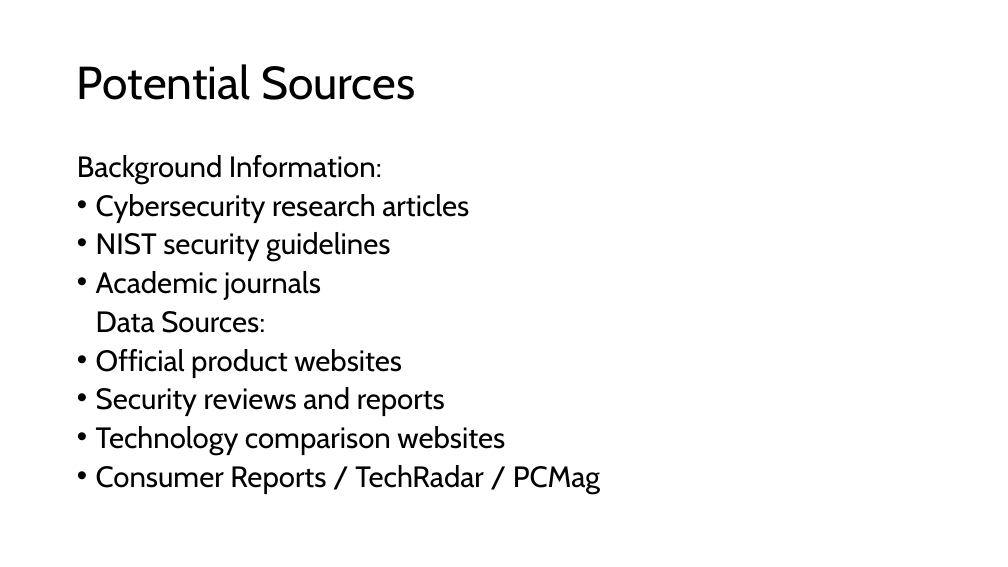
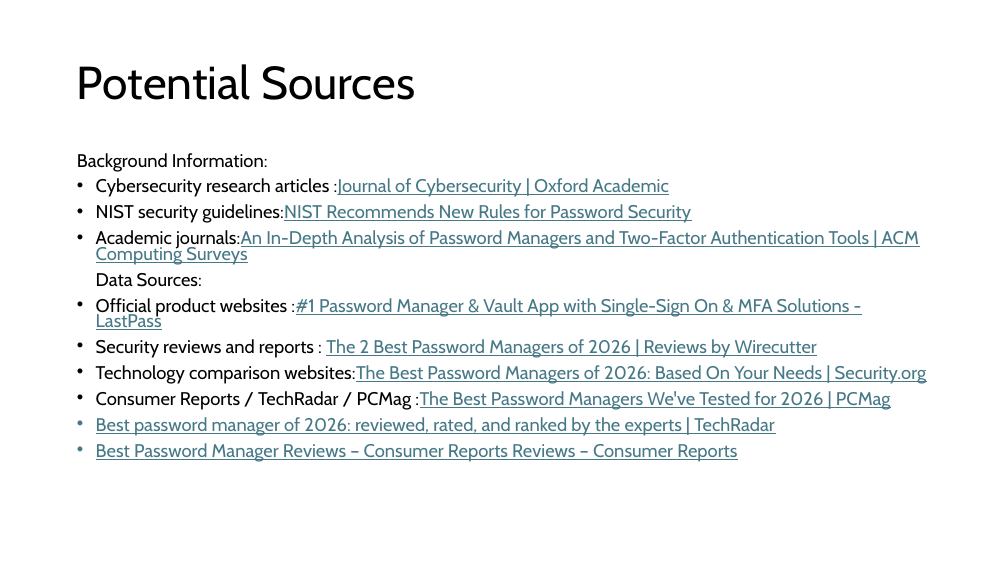
Before and after one commit to utasar/HELLO, a slide deck: slide 6 of EGR 3350/Recommendation Report Topic Presentations.pptx. Drawn at 1008x567 pixels with LibreOffice and Linux fonts; fonts in the diff are those of the drawing. Boxes give left, top, right and bottom in pixels: in the first picture for what was removed or moved away, otherwise in the second. Text is boxed around its words. In the diff, an @@ line names an element or a change of style, - is before the commit and + after.

Commit message:
Recommendation Report Topic Presentations

```diff
--- a/EGR 3350/Recommendation Report Topic Presentations.pptx
+++ b/EGR 3350/Recommendation Report Topic Presentations.pptx
@@ text at (77,153,268,287): size 28 to 17.5 pt in "Background Information:", "Data Sources:"; line spacing 0.8 to 0.7 @@
@@ text at (96,178,919,265): text changed; size 28 to 17.5 pt; text colour #000000 to #467886 @@
-• Cybersecurity research articles
-• NIST security guidelines
-• Academic journals
+• Cybersecurity research articles :Journal of Cybersecurity | Oxford Academic
+• NIST security guidelines:NIST Recommends New Rules for Password Security
+• Academic journals:An In-Depth Analysis of Password Managers and Two-Factor Authentication Tools | ACM Computing Surveys
@@ text at (96,298,927,461): text changed; size 28 to 17.5 pt; text colour #000000 to #467886 @@
-• Official product websites
-• Security reviews and reports
-• Technology comparison websites
-• Consumer Reports / TechRadar / PCMag
+• Official product websites :#1 Password Manager & Vault App with Single-Sign On & MFA Solutions - LastPass
+• Security reviews and reports : The 2 Best Password Managers of 2026 | Reviews by Wirecutter
+• Technology comparison websites:The Best Password Managers of 2026: Based On Your Needs | Security.org
+• Consumer Reports / TechRadar / PCMag :The Best Password Managers We've Tested for 2026 | PCMag
+• Best password manager of 2026: reviewed, rated, and ranked by the experts | TechRadar
+• Best Password Manager Reviews – Consumer Reports Reviews – Consumer Reports
```
Also in this commit, not shown: 3 other slides changed.
